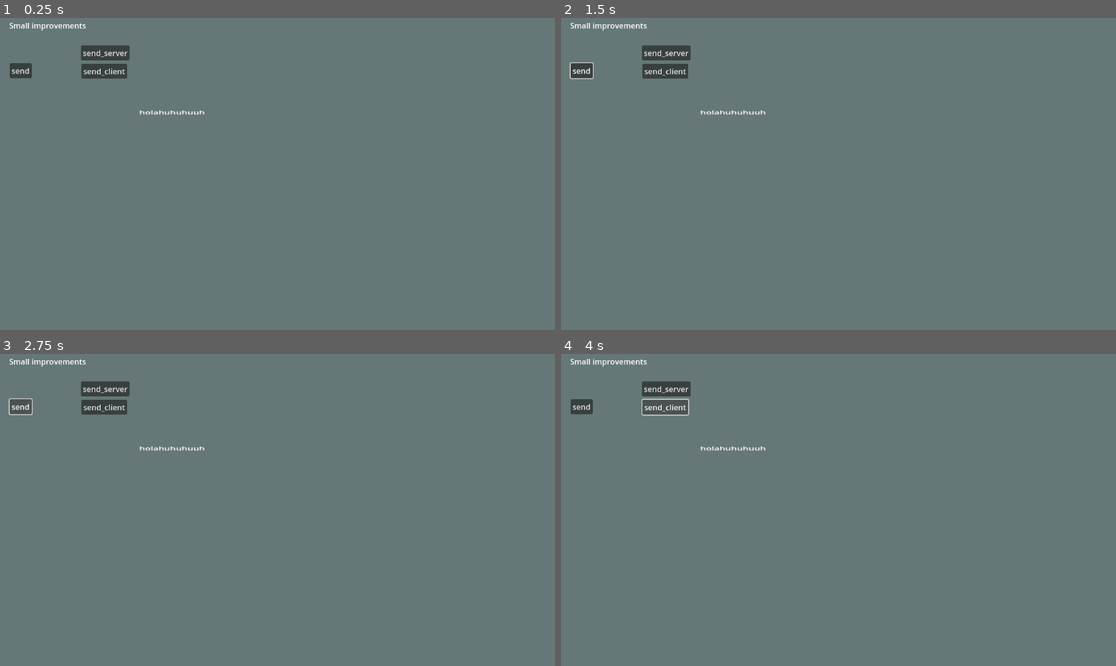
Above: before the commit, frames 1-4 (two rows, left to right).
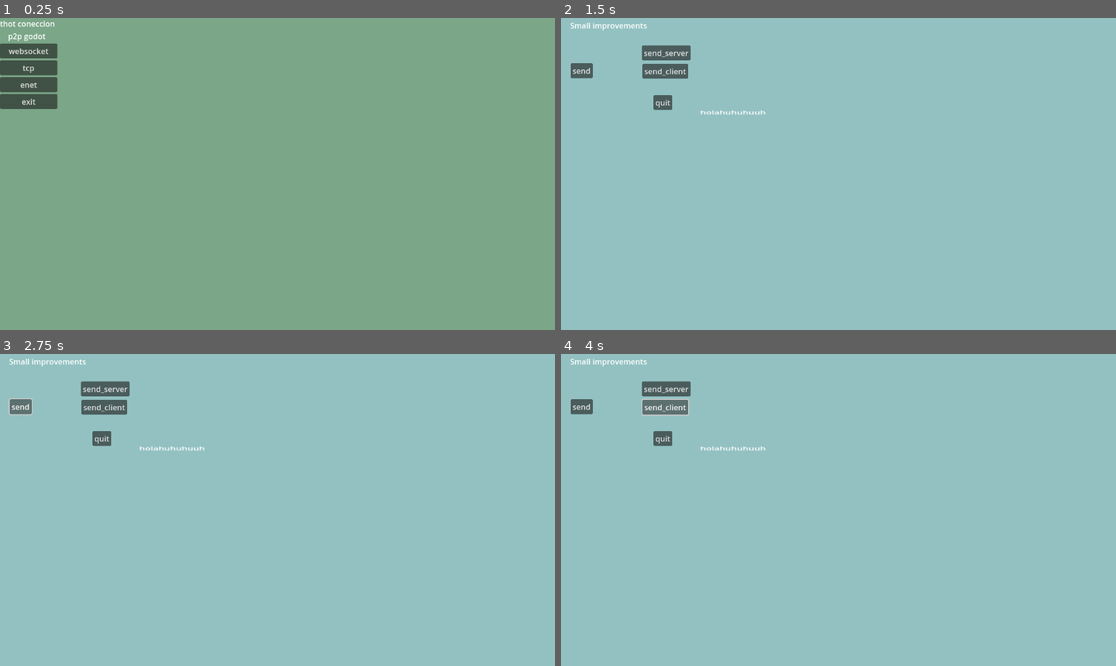
Above: after the commit, the same moments.

Repository: emagood/Thot-P2P
Game: Godot game, scene res://menu.tscn
The game is run twice, just before and just after one commit, with the same random seed, the same clock (stepped at 60 frames per second) and the same inputs. Before the commit the project starts from res://thot/tcp/main.tscn.
Inputs (mouse positions are in pixels of both pictures, inside the frame that each line leads up to):
- Up to frame 1 (0.25 s): no input
- Up to frame 2 (1.5 s): click (583, 71) at 0.5 s, where only the run before the commit has a clickable "send"; click (588, 52) at 1.25 s, where only the run after the commit has a clickable "websocket"
- Up to frame 3 (2.75 s): click (27, 403) at 2 s, where only the run after the commit has a clickable "tcp"
- Up to frame 4 (4 s): click (588, 419) at 2.75 s, where only the run after the commit has a clickable "enet"; click "send_client" at 3.5 s

The runs differ from the first frame. In frame 1, 100% of the frame differs, in the area x 0-100%, y 0-100%; in frame 2, 100%; in frame 3, 100%; in frame 4, 100%.

Commit message:
Improvements and additions
Improved socket and implemented enet class, added a global menu, improved tcp id peer, now departing peers leave their identifiers free and reusable

Diff:
--- /dev/null
+++ b/menu.gd
@@ -0,0 +1,34 @@
+extends Control
+
+
+func _on_enet_pressed() -> void:
+
+	var menu = preload("res://prueba_enet.tscn").instantiate()
+	add_child(menu)
+	prints("instancio escena")
+	await get_tree().create_timer(3).timeout
+
+	pass # Replace with function body.
+
+
+func _on_tcp_pressed() -> void:
+
+	var menu = preload("res://prueba_tcp.tscn").instantiate()
+	add_child(menu)
+	prints("instancio escena")
+	await get_tree().create_timer(3).timeout
+	pass # Replace with function body.
+
+
+func _on_websocket_pressed() -> void:
+
+	var menu = preload("res://prueba_websocket.tscn").instantiate()
+	add_child(menu)
+	prints("instancio escena")
+	await get_tree().create_timer(3).timeout
+	pass # Replace with function body.
+
+
+func _on_exit_pressed() -> void:
+	get_tree().quit()
+	pass # Replace with function body.
--- /dev/null
+++ b/menu.tscn
@@ -0,0 +1,52 @@
+[gd_scene load_steps=2 format=3 uid="uid://rtgyom8nt1ly"]
+
+[ext_resource type="Script" path="res://menu.gd" id="1_lti8b"]
+
+[node name="menu" type="Control"]
+layout_mode = 3
+anchors_preset = 15
+anchor_right = 1.0
+anchor_bottom = 1.0
+grow_horizontal = 2
+grow_vertical = 2
+script = ExtResource("1_lti8b")
+
+[node name="ColorRect" type="ColorRect" parent="."]
+layout_mode = 1
+anchors_preset = 15
+anchor_right = 1.0
+anchor_bottom = 1.0
+grow_horizontal = 2
+grow_vertical = 2
+color = Color(0.482353, 0.65098, 0.533333, 1)
+
+[node name="VBoxContainer" type="VBoxContainer" parent="."]
+layout_mode = 0
+offset_right = 40.0
+offset_bottom = 40.0
+
+[node name="Label" type="Label" parent="VBoxContainer"]
+layout_mode = 2
+text = "thot coneccion
+    p2p godot "
+
+[node name="websocket" type="Button" parent="VBoxContainer"]
+layout_mode = 2
+text = "websocket"
+
+[node name="tcp" type="Button" parent="VBoxContainer"]
+layout_mode = 2
+text = "tcp"
+
+[node name="enet" type="Button" parent="VBoxContainer"]
+layout_mode = 2
+text = "enet"
+
+[node name="exit" type="Button" parent="VBoxContainer"]
+layout_mode = 2
+text = "exit"
+
+[connection signal="pressed" from="VBoxContainer/websocket" to="." method="_on_websocket_pressed"]
+[connection signal="pressed" from="VBoxContainer/tcp" to="." method="_on_tcp_pressed"]
+[connection signal="pressed" from="VBoxContainer/enet" to="." method="_on_enet_pressed"]
+[connection signal="pressed" from="VBoxContainer/exit" to="." method="_on_exit_pressed"]
--- a/project.godot
+++ b/project.godot
@@ -10,7 +10,8 @@
 
 [application]
 
-run/main_scene="res://thot/tcp/main.tscn"
+config/name="thot-p2p"
+run/main_scene="res://menu.tscn"
 config/features=PackedStringArray("4.4", "Mobile")
 config/icon="res://icon.svg"
 
--- /dev/null
+++ b/prueba_enet.gd
@@ -0,0 +1,52 @@
+extends Control
+
+
+var server: Eserver
+var client: Eclient
+
+func _ready() -> void:
+
+	pass
+
+
+
+func _on_server_2_pressed() -> void:
+	if client:
+		return
+	server = Eserver.new("*", 8080)
+	add_child(server)
+	#server.send.rpc("hola a todos")    # get_tree().root.
+	pass # Replace with function body.
+
+
+func _on_cliente_pressed() -> void:
+	#if server :    ////para crear instanccias de esto
+		#return
+	client = Eclient.new("localhost",8080)
+	add_child(client)
+	await get_tree().create_timer(2).timeout
+	client.send_msja("hola del cliente", " ejemplo cliente ") # use rcp no funciones de clase
+	pass # Replace with function body.     get_tree().root.
+
+
+func _on_button_pressed() -> void:
+	if server != null:
+		pass
+		server.rpc_sms.rpc("hola a todos desde el server","hola var")
+
+	if client != null:
+		client.rpc_sms.rpc("hola a todos desde el cliente " ," todo bien ")
+
+
+
+func _on_peers_pressed() -> void:
+	if server == null:
+		prints(client.multiplayer.get_peers())
+		return
+	prints(server.multiplayer.get_peers())
+	pass # Replace with function body.
+
+
+func _on_quit_pressed() -> void:
+	queue_free()
+	pass # Replace with function body.
--- /dev/null
+++ b/prueba_enet.tscn
@@ -0,0 +1,81 @@
+[gd_scene load_steps=2 format=3 uid="uid://b676hgmm8pary"]
+
+[ext_resource type="Script" path="res://prueba_enet.gd" id="1_ybaes"]
+
+[node name="PruebaEnet" type="Control"]
+layout_mode = 3
+anchors_preset = 0
+script = ExtResource("1_ybaes")
+
+[node name="Control" type="Control" parent="."]
+layout_mode = 1
+anchors_preset = 15
+anchor_right = 1.0
+anchor_bottom = 1.0
+offset_right = 1164.0
+offset_bottom = 662.0
+grow_horizontal = 2
+grow_vertical = 2
+
+[node name="ColorRect" type="ColorRect" parent="Control"]
+layout_mode = 1
+anchors_preset = 15
+anchor_right = 1.0
+anchor_bottom = 1.0
+grow_horizontal = 2
+grow_vertical = 2
+color = Color(0.407843, 0.188235, 0.596078, 1)
+
+[node name="server" type="Control" parent="."]
+layout_mode = 3
+anchors_preset = 0
+offset_right = 40.0
+offset_bottom = 40.0
+
+[node name="Cliente" type="Control" parent="."]
+layout_mode = 3
+anchors_preset = 0
+offset_right = 40.0
+offset_bottom = 40.0
+
+[node name="server2" type="Button" parent="."]
+offset_left = 349.0
+offset_top = 89.0
+offset_right = 406.0
+offset_bottom = 120.0
+text = "server"
+
+[node name="cliente" type="Button" parent="."]
+offset_left = 110.0
+offset_top = 83.0
+offset_right = 170.0
+offset_bottom = 114.0
+text = "cliente"
+
+[node name="Button" type="Button" parent="."]
+offset_left = 228.0
+offset_top = 134.0
+offset_right = 329.0
+offset_bottom = 165.0
+text = "send mensaje"
+
+[node name="peers" type="Button" parent="."]
+offset_left = 237.0
+offset_top = 55.0
+offset_right = 289.0
+offset_bottom = 86.0
+text = "peers"
+
+[node name="quit" type="Button" parent="."]
+layout_mode = 0
+offset_left = 111.0
+offset_top = 145.0
+offset_right = 150.0
+offset_bottom = 176.0
+text = "quit"
+
+[connection signal="pressed" from="server2" to="." method="_on_server_2_pressed"]
+[connection signal="pressed" from="cliente" to="." method="_on_cliente_pressed"]
+[connection signal="pressed" from="Button" to="." method="_on_button_pressed"]
+[connection signal="pressed" from="peers" to="." method="_on_peers_pressed"]
+[connection signal="pressed" from="quit" to="." method="_on_quit_pressed"]
--- a/thot/tcp/main.gd
+++ b/prueba_tcp.gd
@@ -126,3 +126,8 @@
 	else:
 		push_error("network_server o client_datas no está instanciado")
 	pass # Replace with function body.
+
+
+func _on_quit_pressed() -> void:
+	queue_free()
+	pass # Replace with function body.
--- a/thot/tcp/main.tscn
+++ b/prueba_tcp.tscn
@@ -1,9 +1,9 @@
 [gd_scene load_steps=2 format=3 uid="uid://duscehrsom5qv"]
 
-[ext_resource type="Script" path="res://thot/tcp/main.gd" id="1_skb0v"]
+[ext_resource type="Script" path="res://prueba_tcp.gd" id="1_apuch"]
 
 [node name="Main" type="Node2D"]
-script = ExtResource("1_skb0v")
+script = ExtResource("1_apuch")
 
 [node name="Control" type="Control" parent="."]
 custom_minimum_size = Vector2(500, 500)
@@ -28,7 +28,7 @@
 anchor_bottom = 1.0
 grow_horizontal = 2
 grow_vertical = 2
-color = Color(0.576471, 0.756863, 0.756863, 0.368627)
+color = Color(0.576471, 0.756863, 0.756863, 1)
 
 [node name="ScrollContainer" type="ScrollContainer" parent="Control"]
 clip_contents = false
@@ -82,6 +82,14 @@
 offset_bottom = 88.0
 text = "send_server"
 
+[node name="quit" type="Button" parent="."]
+offset_left = 192.0
+offset_top = 160.0
+offset_right = 231.0
+offset_bottom = 191.0
+text = "quit"
+
 [connection signal="pressed" from="Button" to="." method="_on_button_pressed"]
 [connection signal="pressed" from="only_client" to="." method="_on_only_client_pressed"]
 [connection signal="pressed" from="only_server" to="." method="_on_only_server_pressed"]
+[connection signal="pressed" from="quit" to="." method="_on_quit_pressed"]
--- a/thot/websocket/prueba_2.gd
+++ b/prueba_websocket.gd
@@ -40,6 +40,12 @@
 
 func _on_peers_pressed() -> void:
 	if server == null:
+		prints(client.multiplayer.get_peers())
 		return
 	prints(server.multiplayer.get_peers())
 	pass # Replace with function body.
+
+
+func _on_quit_pressed() -> void:
+	queue_free()
+	pass # Replace with function body.
--- a/thot/websocket/prueba_2.tscn
+++ b/prueba_websocket.tscn
@@ -1,6 +1,6 @@
 [gd_scene load_steps=2 format=3 uid="uid://dysuks4asfabv"]
 
-[ext_resource type="Script" path="res://thot/websocket/prueba_2.gd" id="1_rxvhu"]
+[ext_resource type="Script" path="res://prueba_websocket.gd" id="1_rxbrq"]
 
 [node name="prueba_2" type="Control"]
 layout_mode = 3
@@ -9,7 +9,7 @@
 anchor_bottom = 1.0
 grow_horizontal = 2
 grow_vertical = 2
-script = ExtResource("1_rxvhu")
+script = ExtResource("1_rxbrq")
 
 [node name="Control" type="Control" parent="."]
 layout_mode = 1
@@ -26,7 +26,7 @@
 anchor_bottom = 1.0
 grow_horizontal = 2
 grow_vertical = 2
-color = Color(0.407843, 0.188235, 0.596078, 1)
+color = Color(0.194617, 0.345574, 0.398818, 1)
 
 [node name="server" type="Control" parent="."]
 anchors_preset = 0
@@ -70,7 +70,16 @@
 offset_bottom = 86.0
 text = "peers"
 
+[node name="quit" type="Button" parent="."]
+layout_mode = 0
+offset_left = 127.0
+offset_top = 140.0
+offset_right = 166.0
+offset_bottom = 171.0
+text = "quit"
+
 [connection signal="pressed" from="server2" to="." method="_on_server_2_pressed"]
 [connection signal="pressed" from="cliente" to="." method="_on_cliente_pressed"]
 [connection signal="pressed" from="Button" to="." method="_on_button_pressed"]
 [connection signal="pressed" from="peers" to="." method="_on_peers_pressed"]
+[connection signal="pressed" from="quit" to="." method="_on_quit_pressed"]
--- a/thot/e_net/cliente/ClientCustom.gd.gd
+++ b/thot/e_net/cliente/ClientCustom.gd.gd
@@ -8,6 +8,8 @@
 
 
 extends Node
+class_name Eclient
+
 @onready var send_msjs = get_tree().get_first_node_in_group("msj")
 var client_custom = ENetMultiplayerPeer.new()
 var multiplayer_api : MultiplayerAPI
@@ -16,6 +18,14 @@
 @export var address = "127.0.0.1"
 @export var port = 8888
 var local_id = ""
+
+
+func _init(ip , port) -> void:
+	self.port = port
+	self.address = ip
+
+
+
 
 func _ready():
 
@@ -120,7 +130,7 @@
 	if send_msjs == null :
 		init_group()
 	#if mode == 1:
-	send_msjs.msj_entra = str(msg + " "  + " mensaje de   " + str(peer_id) )
+	#send_msjs.msj_entra = str(msg + " "  + " mensaje de   " + str(peer_id) )
 	prints("yo resivi cliente  "  ,msg , mode ) #+ str(Data.t_id) ,
 
 	#rpc_server_all_response(peer_id,"soy el cliente",port)
--- a/thot/e_net/servidor/ServerCustom.gd
+++ b/thot/e_net/servidor/ServerCustom.gd
@@ -1,4 +1,5 @@
 extends Node
+class_name Eserver
 
 var server_custom = ENetMultiplayerPeer.new()
 var multiplayer_api : MultiplayerAPI
@@ -7,6 +8,12 @@
 @export var max_peers = 999
 @onready var rpc_local = get_tree().get_first_node_in_group("rpc_local")
 @onready var send_msjs = get_tree().get_first_node_in_group("msj")
+
+func _init(ip , port) -> void:
+	server_custom.set_bind_ip(ip)
+	self.port = port
+	pass
+
 
 
 func _ready():
@@ -77,7 +84,7 @@
 		init_group()
 	#if test_var2 == 1:
 	var peer_id = multiplayer.get_remote_sender_id()
-	send_msjs.msj_entra = str(msg + " "  + " mensaje de   " + str(peer_id) )
+	#send_msjs.msj_entra = str(msg + " "  + " mensaje de   " + str(peer_id) )
 	#send_msjs.msj_entra = str(test_var1 + " " + test_var2 + "\n" + "mensaje de  " + str(peer_id))
 	print("Custom servidor rpc_server_all_respons var ",msg, " var 2 ",mode)
 	#rpc_sms.rpc_id(peer_id,"respondo servidor","HOLA")
--- a/thot/tcp/server_custom.gd
+++ b/thot/tcp/server_custom.gd
@@ -34,7 +34,15 @@
 	if server != null:
 		if server.is_connection_available():
 			var client_connection: StreamPeerTCP = server.take_connection()
-			var client_id = next_client_id
+			##########################################
+			#### prueba
+			# Encuentra la primera clave numérica faltante en el diccionario
+			var key = 1
+			while client_datas.has(key):
+				key += 1 # Agrega el nuevo valor en el primer lugar vacío encontrado
+			#dictionary[key] = new_value
+
+			var client_id = key
 			next_client_id += 1
 			client_datas[client_id] = ClientData.new()
 			client_datas[client_id].peer = PacketPeerStream.new()
Not shown, changed: thot_p2p.pck
